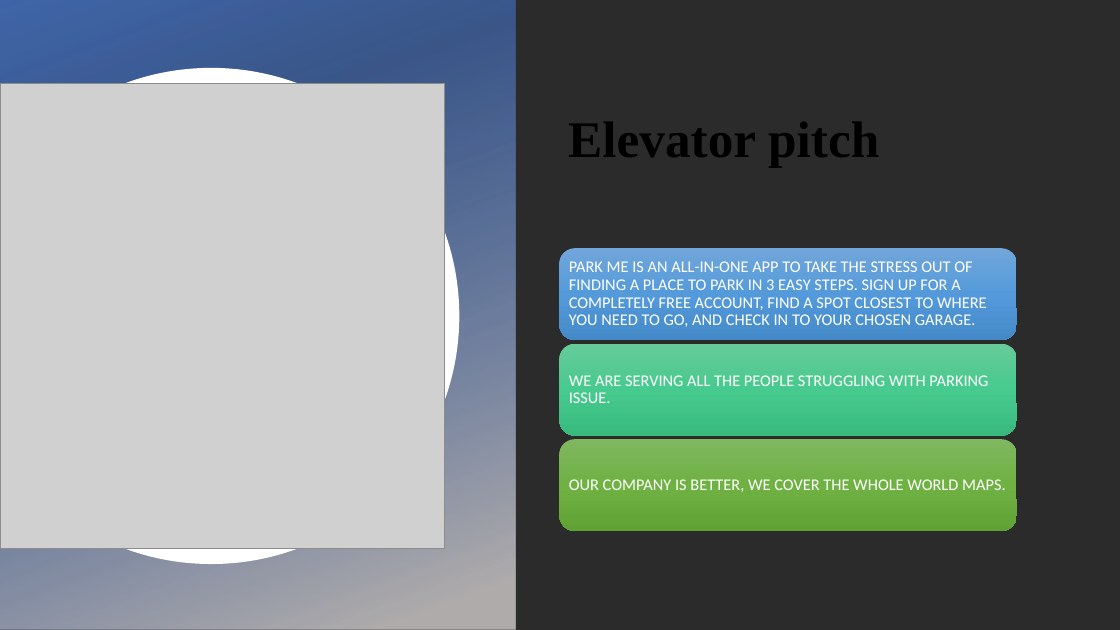
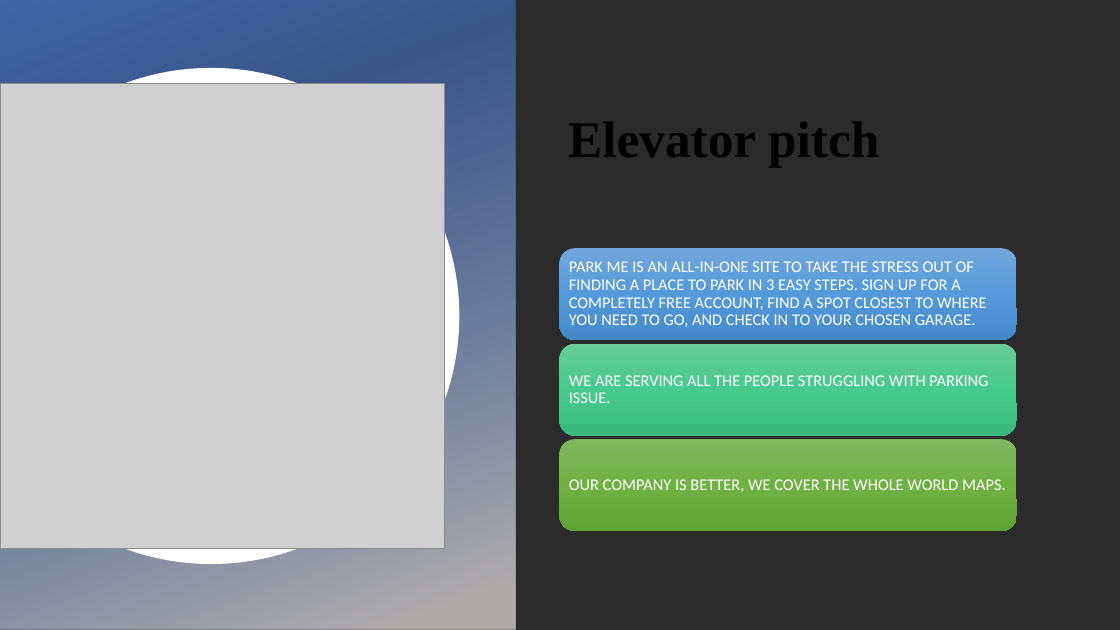
Before and after one commit to Yousiadel/Park-Me-Site, a slide deck: slide 2 of Project 1 for Group2 Parking Site.pptx. Drawn at 1120x630 pixels with LibreOffice and Linux fonts; fonts in the diff are those of the drawing; grey boxes stand for pictures; background and template pictures are left out; a plain dark background stands for a picture behind light text. Boxes give left, top, right and bottom in pixels: in the first picture for what was removed or moved away, otherwise in the second. Text is boxed around its words. In the diff, an @@ line names an element or a change of style, - is before the commit and + after.

```diff
--- a/Project 1 for Group2 Parking Site.pptx
+++ b/Project 1 for Group2 Parking Site.pptx
@@ text at (569,261,987,327): text changed @@
-PARK ME IS AN ALL-IN-ONE APP TO TAKE THE STRESS OUT OF FINDING A PLACE TO PARK IN 3 EASY STEPS. SIGN UP FOR A COMPLETELY FREE ACCOUNT, FIND A SPOT CLOSEST TO WHERE YOU NEED TO GO, AND CHECK IN TO YOUR CHOSEN GARAGE.
+PARK ME IS AN ALL-IN-ONE SITE TO TAKE THE STRESS OUT OF FINDING A PLACE TO PARK IN 3 EASY STEPS. SIGN UP FOR A COMPLETELY FREE ACCOUNT, FIND A SPOT CLOSEST TO WHERE YOU NEED TO GO, AND CHECK IN TO YOUR CHOSEN GARAGE.
```
Also in this commit, not shown: 7 other slides changed.
